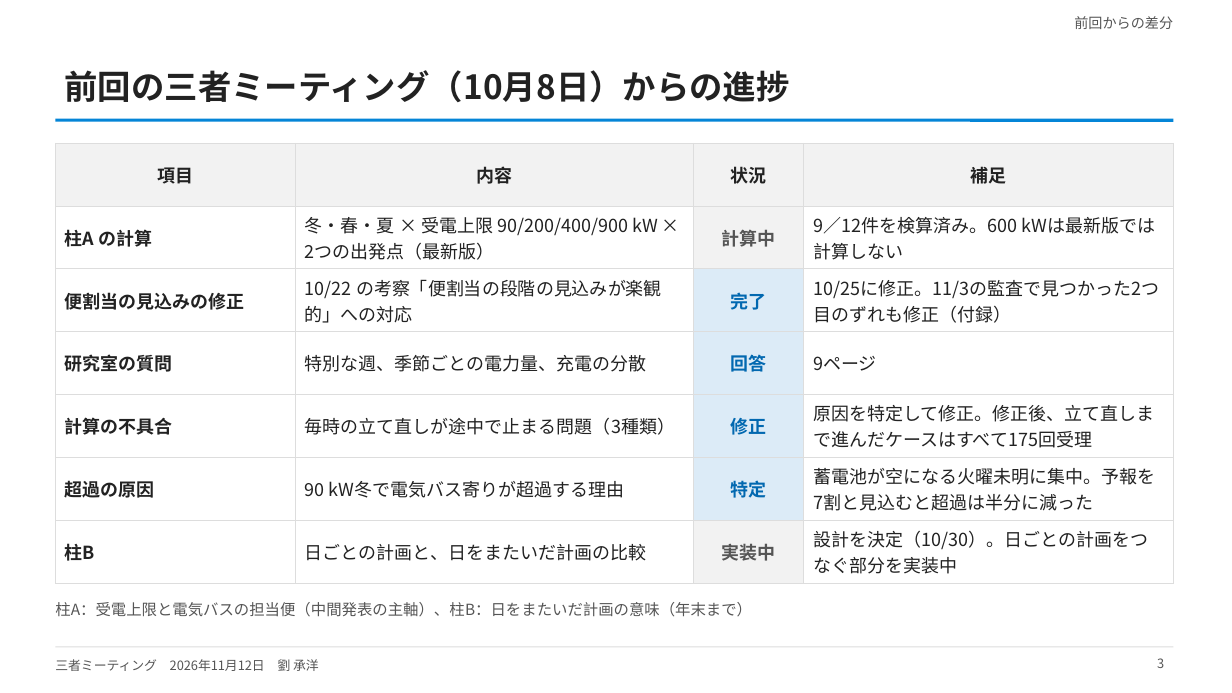
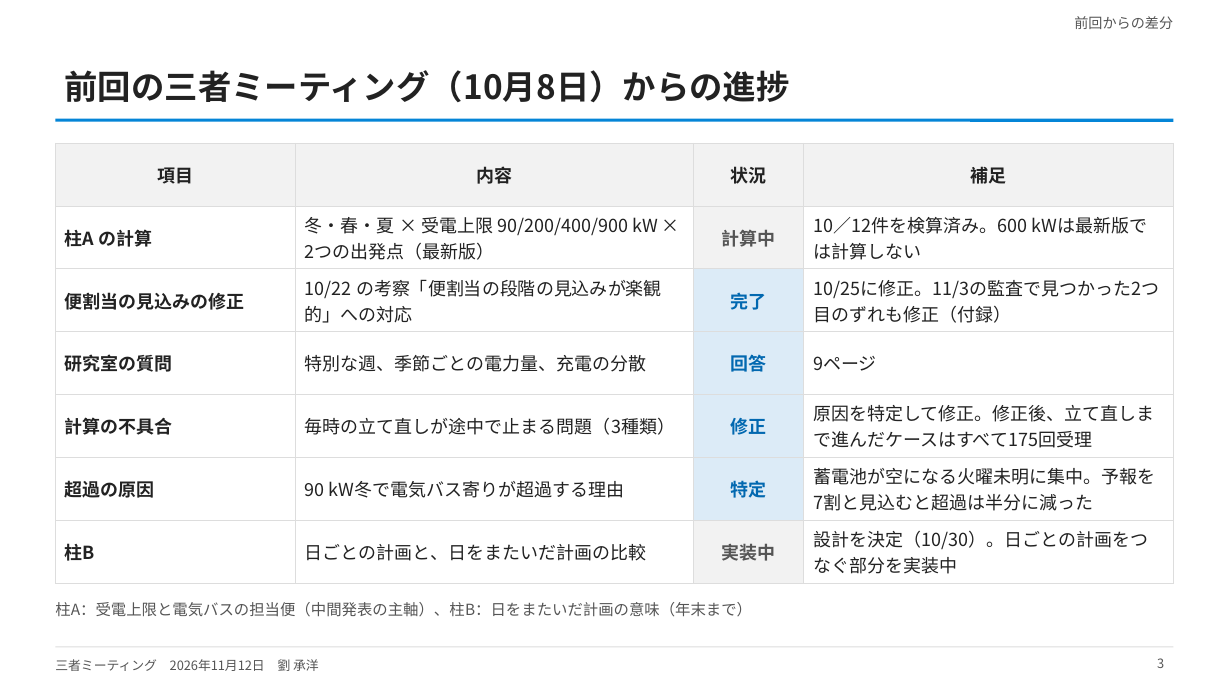
Before and after one commit to CYLIU2003/master-course, a slide deck: slide 3 of outcome/2026-11-12_three_party/three_party_20261112.pptx. Drawn at 1232x693 pixels with LibreOffice and Linux fonts; fonts in the diff are those of the drawing. Boxes give left, top, right and bottom in pixels: in the first picture for what was removed or moved away, otherwise in the second. Text is boxed around its words. In the diff, an @@ line names an element or a change of style, - is before the commit and + after.

```diff
--- a/outcome/2026-11-12_three_party/three_party_20261112.pptx
+++ b/outcome/2026-11-12_three_party/three_party_20261112.pptx
@@ table at (55, 143, 1174, 578) @@
-row 2, column 4: 9／12件を検算済み。600 kWは最新版では計算しない
+row 2, column 4: 10／12件を検算済み。600 kWは最新版では計算しない
```
Also in this commit, not shown: 10 other slides changed, 8 other files.
